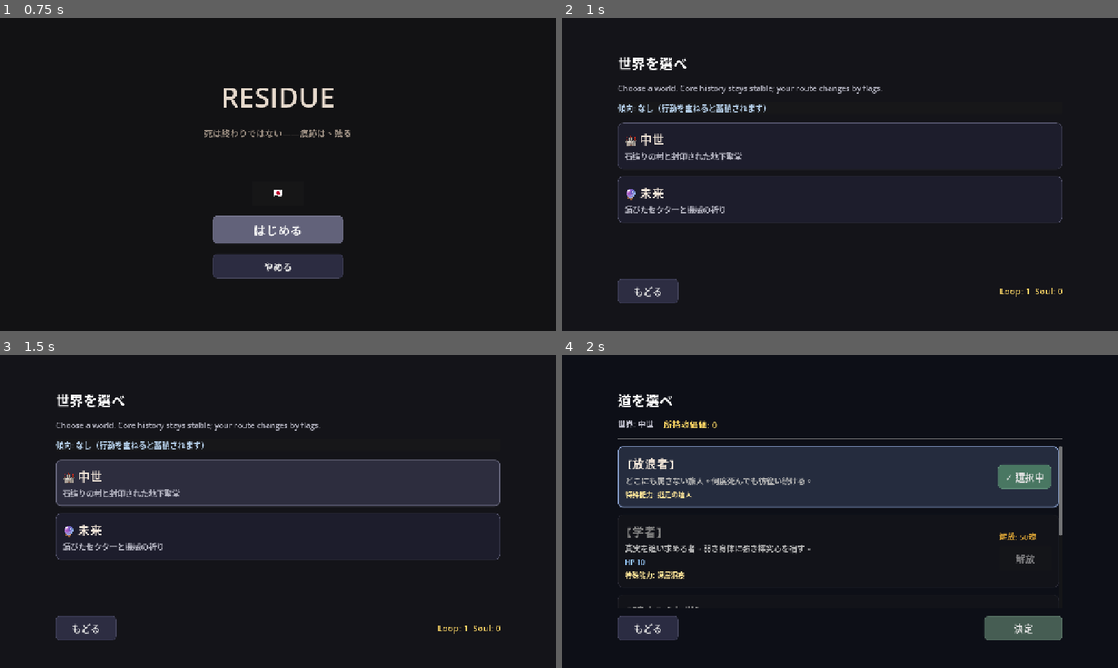
Above: before the commit, frames 1-4 (two rows, left to right).
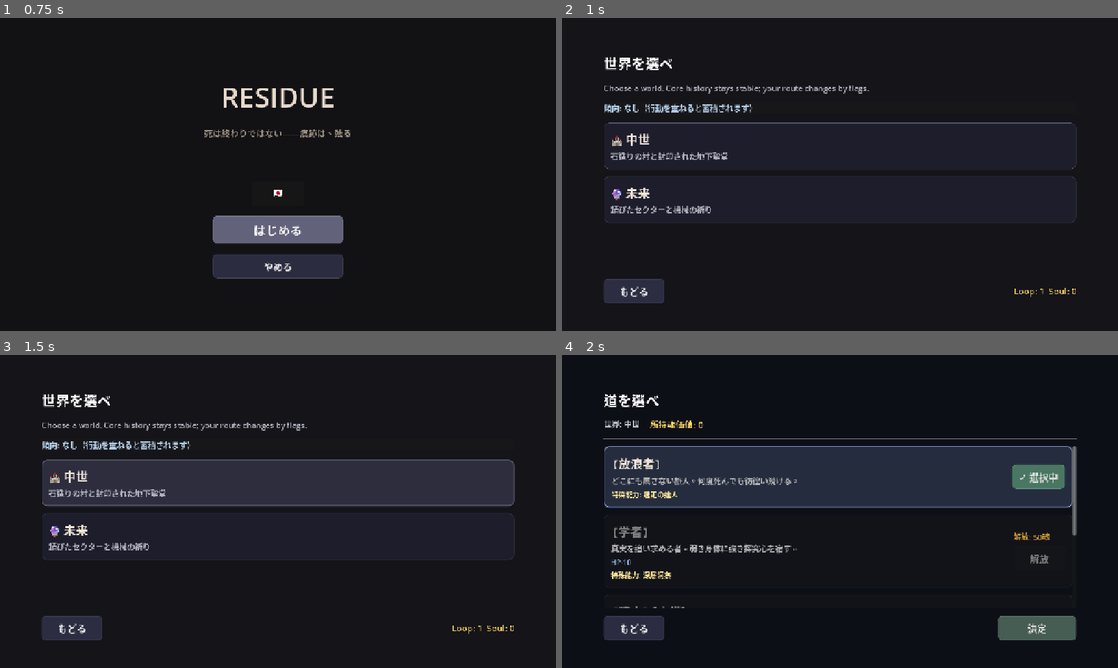
Above: after the commit, the same moments.

Repository: yozzzo/residue
Game: Godot game, scene res://scenes/Main.tscn
The game is run twice, just before and just after one commit, with the same random seed, the same clock (stepped at 60 frames per second) and the same inputs.
Inputs (mouse positions are in pixels of both pictures, inside the frame that each line leads up to):
- Up to frame 1 (0.75 s): click "はじめる" at 0.5 s
- Up to frame 2 (1 s): no input
- Up to frame 3 (1.5 s): click (278, 483) at 1.27 s
- Up to frame 4 (2 s): no input

Frame 1 is identical in both runs. In frame 2, 3.3% of the frame differs, in the area x 7-93%, y 12-92%; in frame 3, 4.0%; in frame 4, 5.8%.

Commit message:
Adjust side margins to 96px (3x)

Diff:
--- a/scenes/BattleScreen.tscn
+++ b/scenes/BattleScreen.tscn
@@ -21,9 +21,9 @@
 anchors_preset = 15
 anchor_right = 1.0
 anchor_bottom = 1.0
-theme_override_constants/margin_left = 128
+theme_override_constants/margin_left = 96
 theme_override_constants/margin_top = 80
-theme_override_constants/margin_right = 128
+theme_override_constants/margin_right = 96
 theme_override_constants/margin_bottom = 64
 
 [node name="Root" type="VBoxContainer" parent="Margin"]
--- a/scenes/InheritanceScreen.tscn
+++ b/scenes/InheritanceScreen.tscn
@@ -21,9 +21,9 @@
 anchors_preset = 15
 anchor_right = 1.0
 anchor_bottom = 1.0
-theme_override_constants/margin_left = 128
+theme_override_constants/margin_left = 96
 theme_override_constants/margin_top = 80
-theme_override_constants/margin_right = 128
+theme_override_constants/margin_right = 96
 theme_override_constants/margin_bottom = 64
 
 [node name="Root" type="VBoxContainer" parent="Margin"]
--- a/scenes/JobSelectScreen.tscn
+++ b/scenes/JobSelectScreen.tscn
@@ -23,9 +23,9 @@
 anchors_preset = 15
 anchor_right = 1.0
 anchor_bottom = 1.0
-theme_override_constants/margin_left = 128
+theme_override_constants/margin_left = 96
 theme_override_constants/margin_top = 80
-theme_override_constants/margin_right = 128
+theme_override_constants/margin_right = 96
 theme_override_constants/margin_bottom = 64
 
 [node name="RootVBox" type="VBoxContainer" parent="Margin"]
--- a/scenes/RunScreen.tscn
+++ b/scenes/RunScreen.tscn
@@ -21,9 +21,9 @@
 anchors_preset = 15
 anchor_right = 1.0
 anchor_bottom = 1.0
-theme_override_constants/margin_left = 128
+theme_override_constants/margin_left = 96
 theme_override_constants/margin_top = 80
-theme_override_constants/margin_right = 128
+theme_override_constants/margin_right = 96
 theme_override_constants/margin_bottom = 64
 
 [node name="Root" type="VBoxContainer" parent="Margin"]
--- a/scenes/TitleScreen.tscn
+++ b/scenes/TitleScreen.tscn
@@ -27,9 +27,9 @@
 anchor_bottom = 1.0
 grow_horizontal = 2
 grow_vertical = 2
-theme_override_constants/margin_left = 128
+theme_override_constants/margin_left = 96
 theme_override_constants/margin_top = 80
-theme_override_constants/margin_right = 128
+theme_override_constants/margin_right = 96
 theme_override_constants/margin_bottom = 64
 
 [node name="VBox" type="VBoxContainer" parent="SafeArea"]
--- a/scenes/WorldSelect.tscn
+++ b/scenes/WorldSelect.tscn
@@ -23,9 +23,9 @@
 anchors_preset = 15
 anchor_right = 1.0
 anchor_bottom = 1.0
-theme_override_constants/margin_left = 128
+theme_override_constants/margin_left = 96
 theme_override_constants/margin_top = 80
-theme_override_constants/margin_right = 128
+theme_override_constants/margin_right = 96
 theme_override_constants/margin_bottom = 64
 
 [node name="RootVBox" type="VBoxContainer" parent="Margin"]
